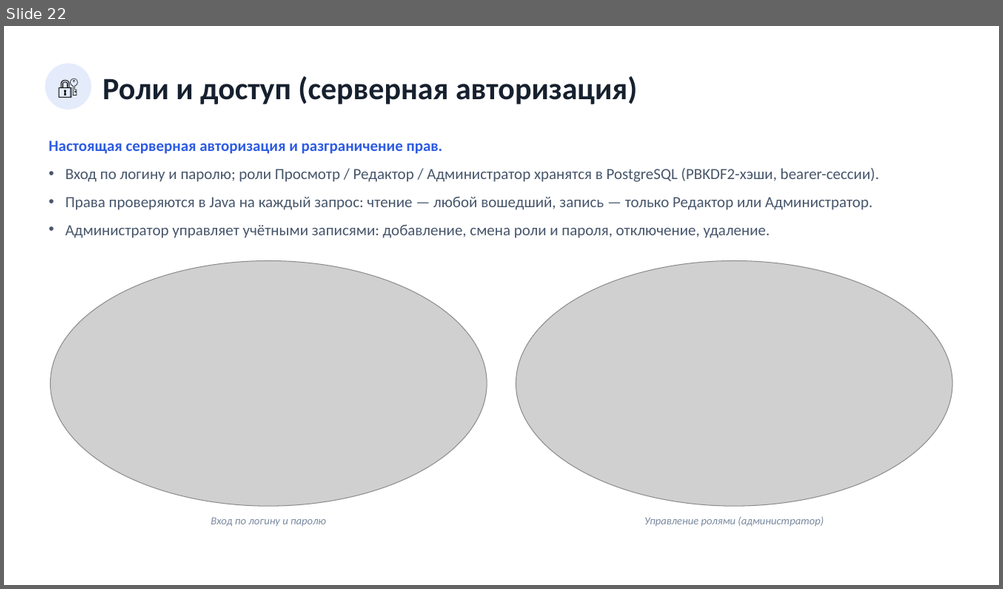
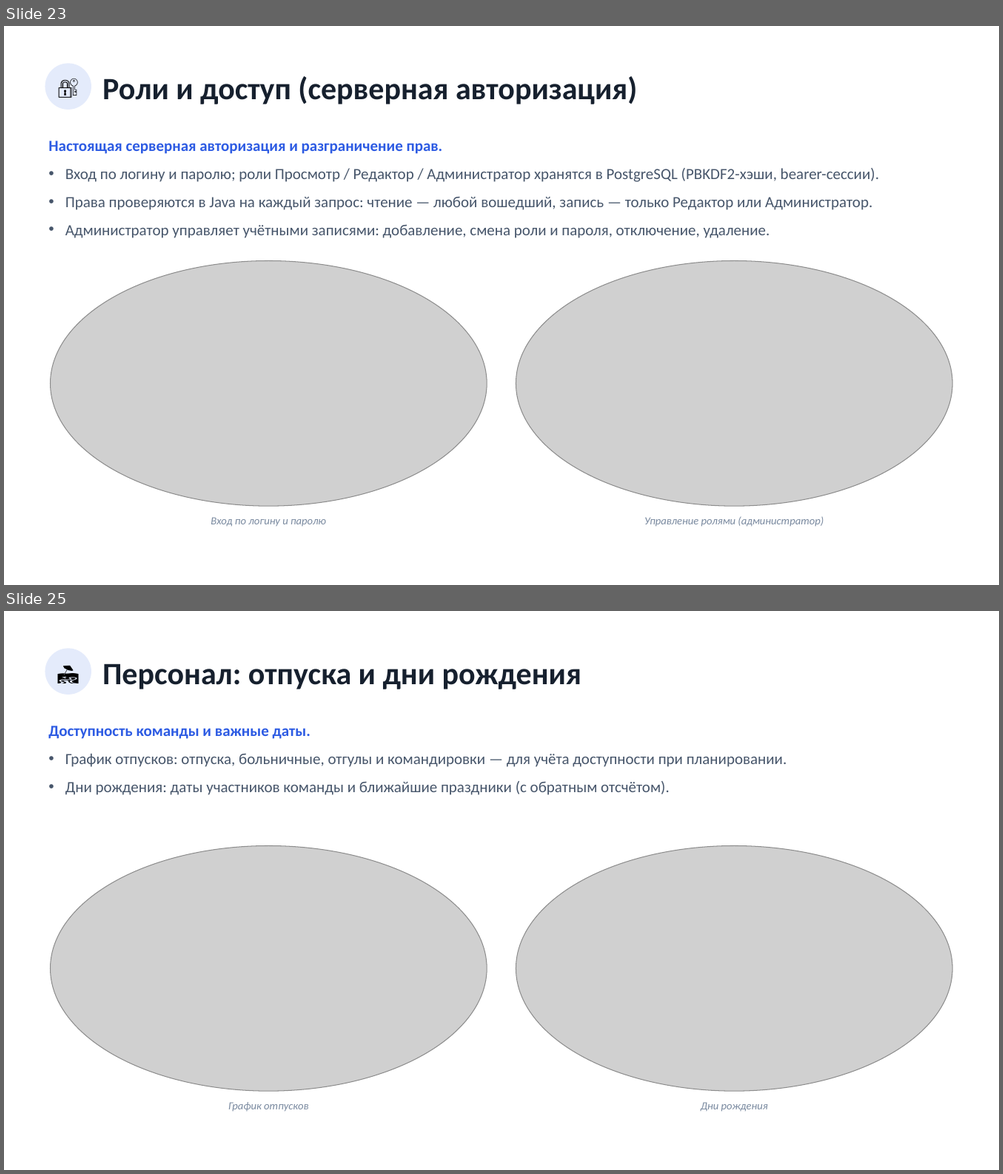
Before and after one commit to neoandrey1985/Planirovanie, a slide deck: Презентация_приложения.pptx. Shown one above the other, each under a label of ours: slide 22 before the commit, slides 23 and 25 after it; the slides between them are not shown. The pictures are 1003x589 and 1003x1174 pixels, drawn with LibreOffice and Linux fonts; fonts in the diff are those of the drawing; grey boxes stand for pictures. Boxes give left, top, right and bottom in pixels: in the first picture for what was removed or moved away, otherwise in the second. Text is boxed around its words. In the diff, an @@ line names an element or a change of style, - is before the commit and + after.

```diff
--- a/Презентация_приложения.pptx
+++ b/Презентация_приложения.pptx
@@ slide 25 added at [4, 611, 999, 1170], background #FFFFFF @@
@@ ellipse added at [45, 648, 91, 695], fill #E4EBFB @@
@@ text added at [45, 648, 91, 695], 20 pt, text #000000 @@
+🏖️
@@ text added at [102, 664, 581, 689], 30 pt, text #16202E, bold @@
+Персонал: отпуска и дни рождения
@@ text added at [48, 726, 310, 739], 15 pt, text #2D5BE3, bold @@
+Доступность команды и важные даты.
@@ text added at [65, 754, 787, 795], 15 pt, text #47566B @@
+• График отпусков: отпуска, больничные, отгулы и командировки — для учёта доступности при планировании.
+• Дни рождения: даты участников команды и ближайшие праздники (с обратным отсчётом).
@@ picture added at [51, 846, 486, 1091] @@
@@ picture added at [516, 846, 952, 1091] @@
@@ text added at [228, 1102, 308, 1112], 10.5 pt, text #7A8AA0, italic @@
+График отпусков
@@ text added at [700, 1102, 768, 1112], 10.5 pt, text #7A8AA0, italic @@
+Дни рождения
@@ what was slide 22 is now slide 23 @@
```
Also in this commit, not shown: 2 slides changed, 2 other slides added, 17 other files.
